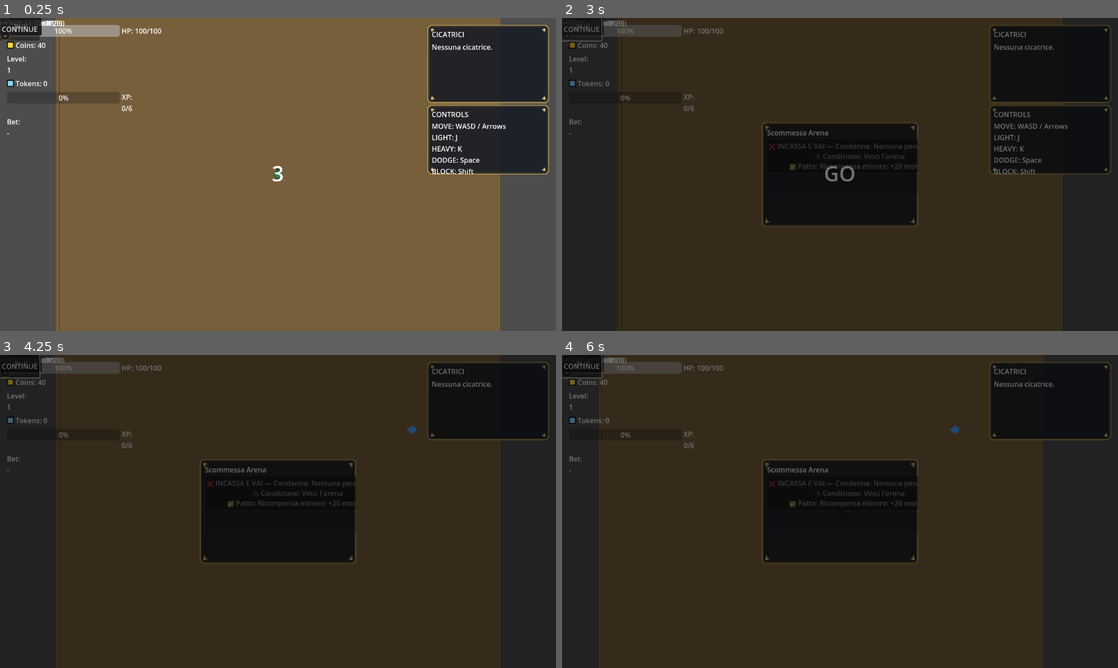
Above: before the commit, frames 1-4 (two rows, left to right).
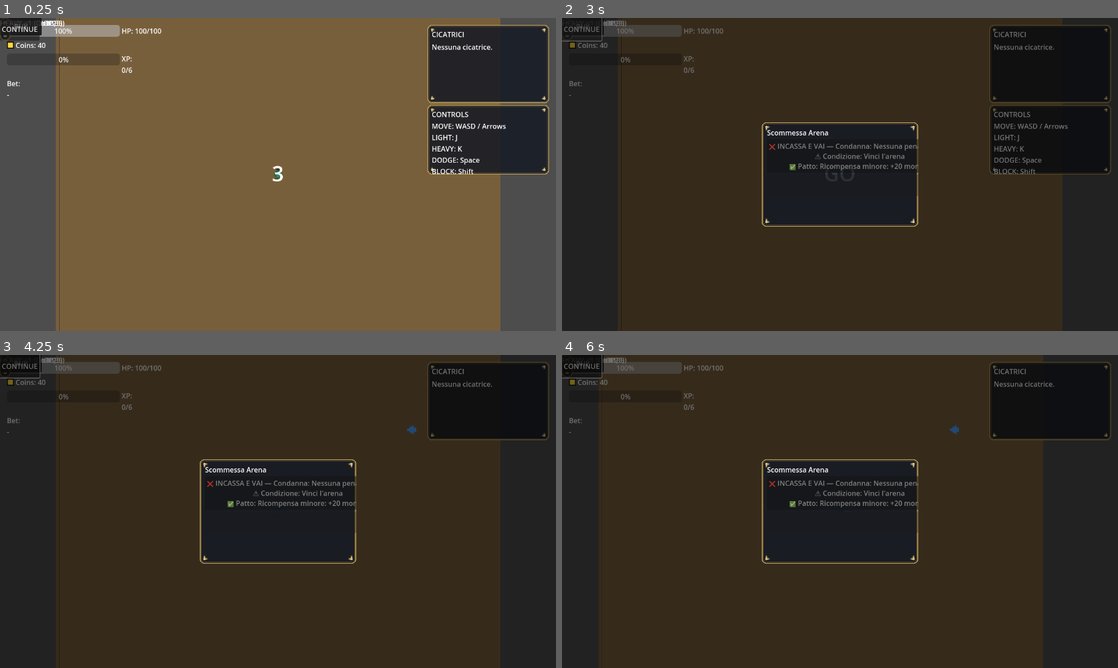
Above: after the commit, the same moments.

Repository: Faratas410/Gallicus-2.0
Game: Godot game, scene res://scenes/Main.tscn
The game is run twice, just before and just after one commit, with the same random seed, the same clock (stepped at 60 frames per second) and the same inputs.
Inputs (mouse positions are in pixels of both pictures, inside the frame that each line leads up to):
- Up to frame 1 (0.25 s): no input
- Up to frame 2 (3 s): click "CONTINUE" at 0.5 s; click "CONTINUE" at 1.25 s; click "BUY" at 2 s; click "BUY" at 2.75 s
- Up to frame 3 (4.25 s): click "❌ INCASSA E VAI — Condanna: N…" at 3.5 s
- Up to frame 4 (6 s): click "❌ SANGUE INTEGRO — Condanna: …" at 4.25 s; click "BUY" at 5 s; tap Enter at 5.75 s; move the mouse to (962, 495) at 5.77 s; hold D (move_right) from 5.78 s (still down); tap K (attack_heavy) at 5.85 s; click (962, 495) at 5.92 s

The runs differ from the first frame. In frame 1, 1.1% of the frame differs, in the area x 1-24%, y 11-38%; in frame 2, 1.5%, in the area x 1-65%, y 12-67%; in frame 3, 1.4%; in frame 4, 1.4%.

Commit message:
Fix modal layering and HUD visibility

Diff:
--- a/assets/ui/gallicus_ui_theme.tres
+++ b/assets/ui/gallicus_ui_theme.tres
@@ -4,13 +4,13 @@
 
 [resource]
 default_font = ExtResource("1")
-default_font_size = 18
+default_font_size = 22
 theme_types/Label = {
 "fonts": {
 "font": ExtResource("1")
 },
 "font_sizes": {
-"font_size": 18
+"font_size": 22
 },
 "styles": {}
 }
@@ -19,7 +19,7 @@
 "font": ExtResource("1")
 },
 "font_sizes": {
-"font_size": 18
+"font_size": 22
 },
 "styles": {}
 }
@@ -28,7 +28,7 @@
 "font": ExtResource("1")
 },
 "font_sizes": {
-"font_size": 18
+"font_size": 22
 },
 "styles": {}
 }
@@ -37,7 +37,7 @@
 "font": ExtResource("1")
 },
 "font_sizes": {
-"font_size": 18
+"font_size": 22
 },
 "styles": {}
 }
@@ -46,7 +46,7 @@
 "font": ExtResource("1")
 },
 "font_sizes": {
-"font_size": 18
+"font_size": 22
 },
 "styles": {}
 }
--- a/scenes/UI.tscn
+++ b/scenes/UI.tscn
@@ -100,6 +100,7 @@
 text = "Coins: 0"
 
 [node name="LevelRow" type="HBoxContainer" parent="HUD/SafeMargin/TopRow/LeftColumn"]
+visible = false
 size_flags_horizontal = 3
 
 [node name="LevelLabel" type="Label" parent="HUD/SafeMargin/TopRow/LeftColumn/LevelRow"]
@@ -107,6 +108,7 @@
 text = "Level: 1"
 
 [node name="TokensRow" type="HBoxContainer" parent="HUD/SafeMargin/TopRow/LeftColumn"]
+visible = false
 size_flags_horizontal = 3
 
 [node name="TokenIcon" type="TextureRect" parent="HUD/SafeMargin/TopRow/LeftColumn/TokensRow"]
@@ -190,7 +192,7 @@
 
 [node name="ModalDimmer" type="ColorRect" parent="Modals"]
 visible = false
-z_index = 90
+z_index = 0
 mouse_filter = 2
 anchor_right = 1.0
 anchor_bottom = 1.0
@@ -359,6 +361,7 @@
 
 [node name="BetPanel" type="Panel" parent="Modals"]
 visible = false
+z_index = 95
 focus_mode = 0
 anchor_left = 0.5
 anchor_top = 0.5
@@ -420,6 +423,7 @@
 
 [node name="PushLuckPanel" type="Panel" parent="Modals"]
 visible = false
+z_index = 95
 focus_mode = 0
 anchor_left = 0.5
 anchor_top = 0.5
